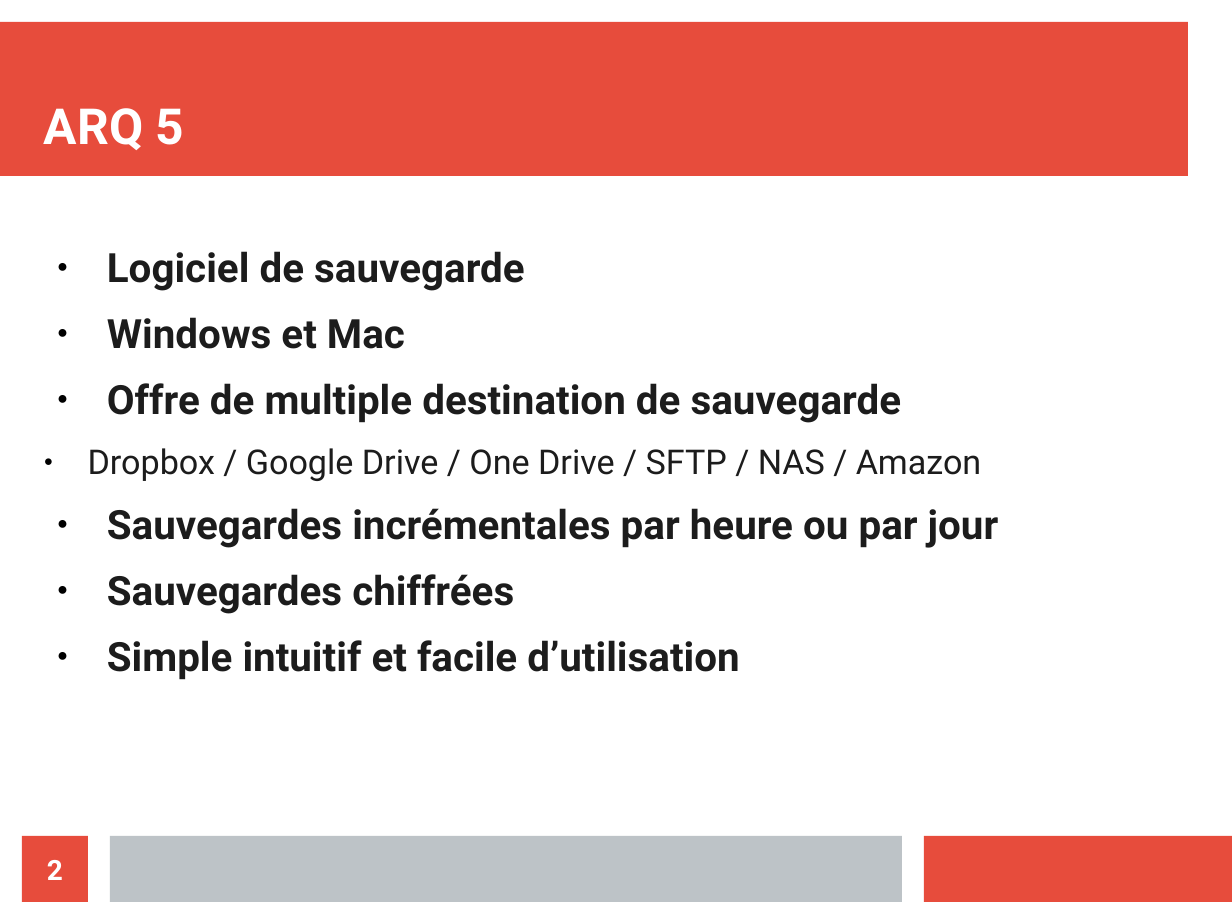
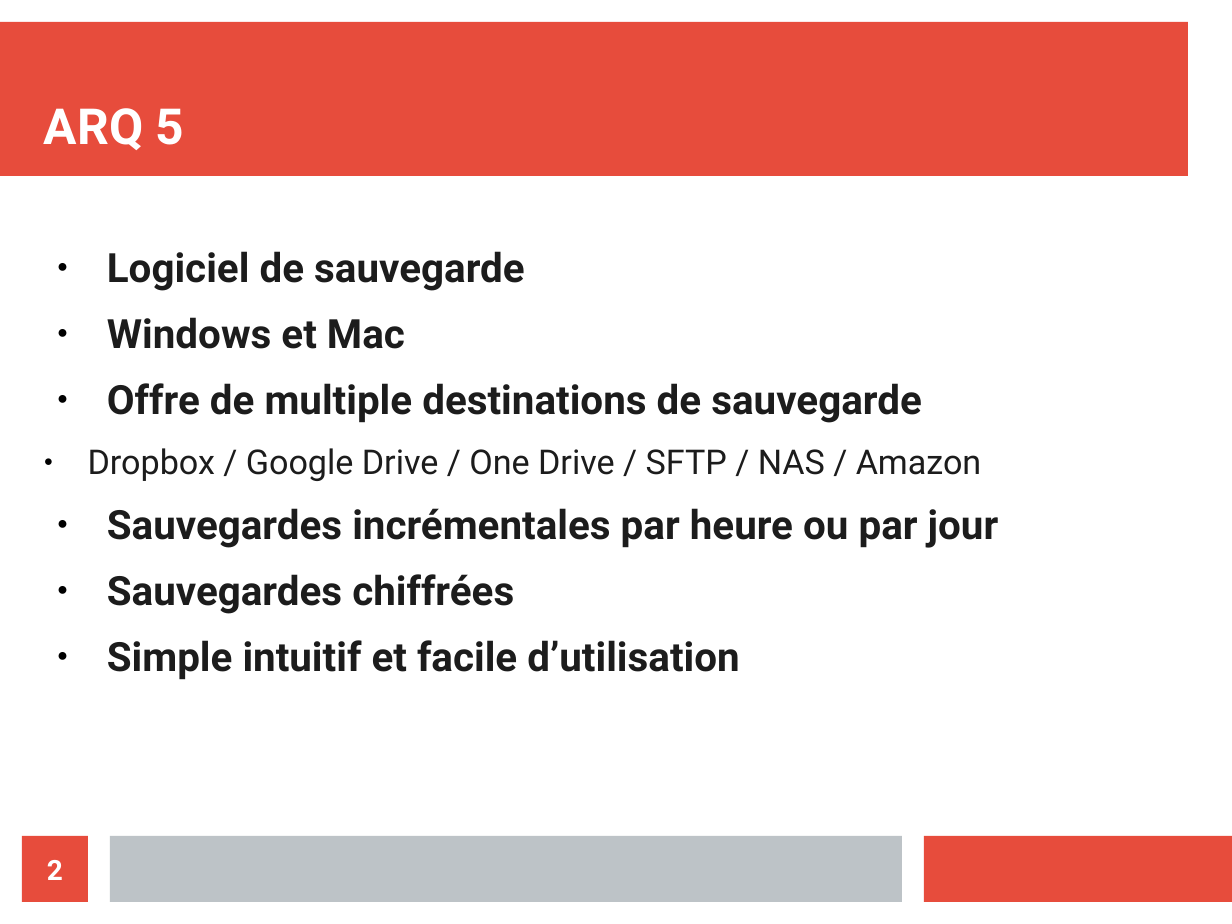
Before and after one commit to Nyahon/AIT, a slide deck: slide 2 of AIT_Amazon_Presentation.odp. Drawn at 1232x924 pixels with LibreOffice and Linux fonts; fonts in the diff are those of the drawing. Boxes give left, top, right and bottom in pixels: in the first picture for what was removed or moved away, otherwise in the second. Text is boxed around its words. In the diff, an @@ line names an element or a change of style, - is before the commit and + after.

```diff
--- a/AIT_Amazon_Presentation.odp
+++ b/AIT_Amazon_Presentation.odp
@@ text at (x1=107, y1=383, x2=922, y2=423): text changed @@
-● Offre de multiple destination de sauvegarde
+● Offre de multiple destinations de sauvegarde
```
Also in this commit, not shown: 9 slides added, 2 slides removed.
